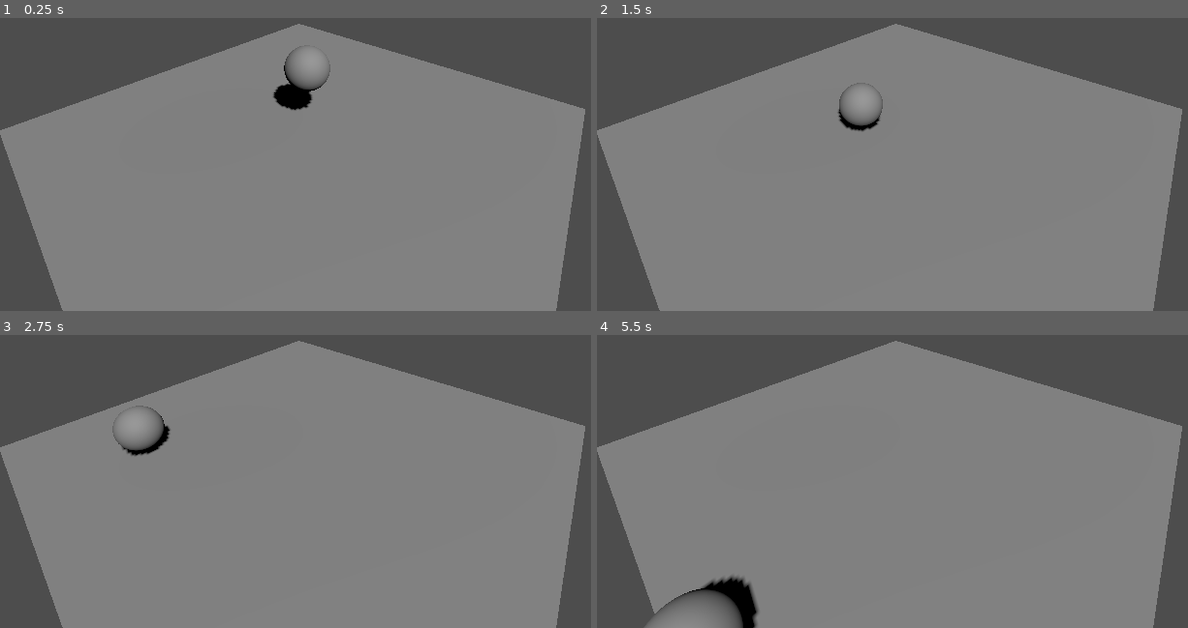
Above: before the commit, frames 1-4 (two rows, left to right).
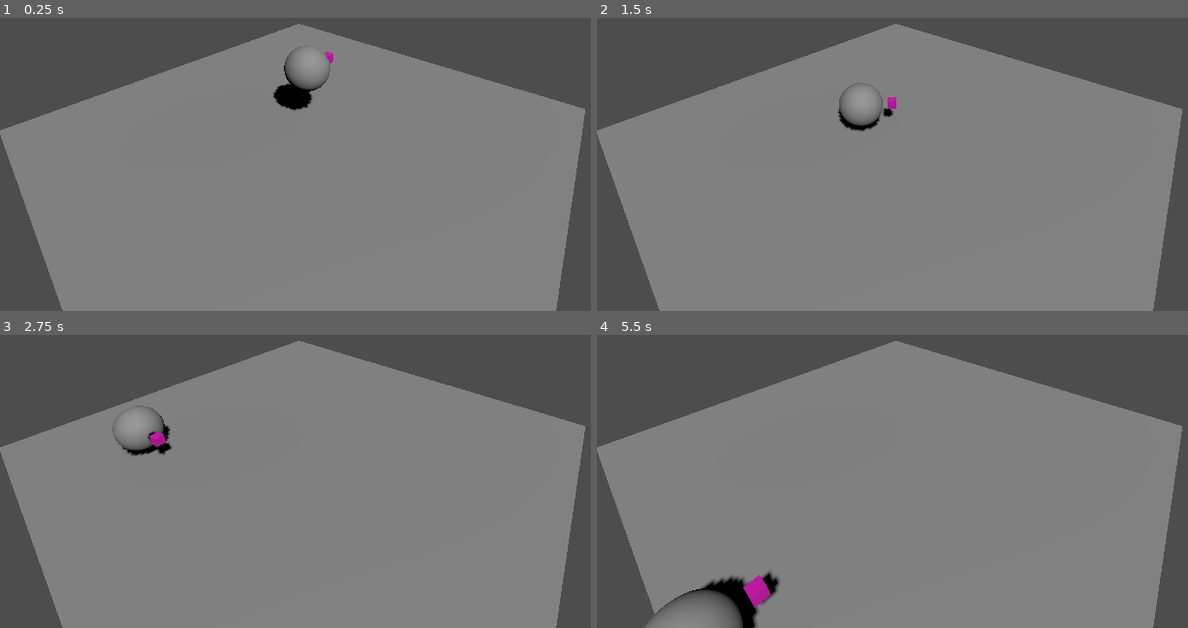
Above: after the commit, the same moments.

Repository: LettucePie/druid
Game: Godot game, scene res://stages/stage_0.tscn
Same seed, same stepped clock (60 frames per second), same inputs: the game is played once before the commit and once after it.
Inputs:
- Up to frame 1 (0.25 s): no input
- Up to frame 2 (1.5 s): tap Enter (ui_accept) at 0.5, 0.77 s; hold Right (ui_right) 0.53-1.28 s; hold Down (ui_down) from 1.28 s (still down)
- Up to frame 3 (2.75 s): tap Enter (ui_accept) at 1.52 s; release Down (ui_down) at 2.03 s; hold Right (ui_right) from 2.03 s (still down)
- Up to frame 4 (5.5 s): release Right (ui_right) at 2.78 s; hold Up (ui_up) 2.78-3.53 s; tap Enter (ui_accept) at 3.02, 3.77, 4.25, 4.52 s; hold Left (ui_left) 3.53-5.03 s; hold Down (ui_down) from 5.03 s (still down)

The runs differ from the first frame. In frame 1, less than 0.1% of the frame differs, in the area x 54-57%, y 11-16%; in frame 2, 0.1%; in frame 3, 0.2%; in frame 4, 0.4%, in the area x 24-31%, y 80-94%.

Commit message:
input mapping / guide

Diff:
--- a/core/player.gd
+++ b/core/player.gd
@@ -30,3 +30,7 @@
 		velocity.z = move_toward(velocity.z, 0, SPEED)
 
 	move_and_slide()
+
+
+func _input(event):
+	print("Player Received Event: ", event)
--- a/core/player.tscn
+++ b/core/player.tscn
@@ -1,10 +1,18 @@
-[gd_scene load_steps=4 format=3 uid="uid://bmicu2av4r0qn"]
+[gd_scene load_steps=6 format=3 uid="uid://bmicu2av4r0qn"]
 
 [ext_resource type="Script" path="res://core/player.gd" id="1_dpv4o"]
 
 [sub_resource type="SphereShape3D" id="SphereShape3D_tq1pq"]
 
 [sub_resource type="SphereMesh" id="SphereMesh_0fjhr"]
+
+[sub_resource type="StandardMaterial3D" id="StandardMaterial3D_wh7jq"]
+vertex_color_use_as_albedo = true
+albedo_color = Color(0.831373, 0, 0.709804, 1)
+
+[sub_resource type="BoxMesh" id="BoxMesh_55uq3"]
+material = SubResource("StandardMaterial3D_wh7jq")
+size = Vector3(0.2, 0.2, 0.2)
 
 [node name="player" type="CharacterBody3D"]
 transform = Transform3D(1, 0, 0, 0, 1, 0, 0, 0, 1, 0, 1.96485, 0)
@@ -18,3 +26,7 @@
 
 [node name="Player_Cam" type="Camera3D" parent="."]
 transform = Transform3D(1, 0, 0, 0, 0.986873, 0.1615, 0, -0.1615, 0.986873, 0, 1.14094, 4.97653)
+
+[node name="MeshInstance3D2" type="MeshInstance3D" parent="."]
+transform = Transform3D(1, 0, 0, 0, 1, 0, 0, 0, 1, 0, 0, -0.707599)
+mesh = SubResource("BoxMesh_55uq3")
Not shown, added: retroid_pocket_2s_input-key.txt
